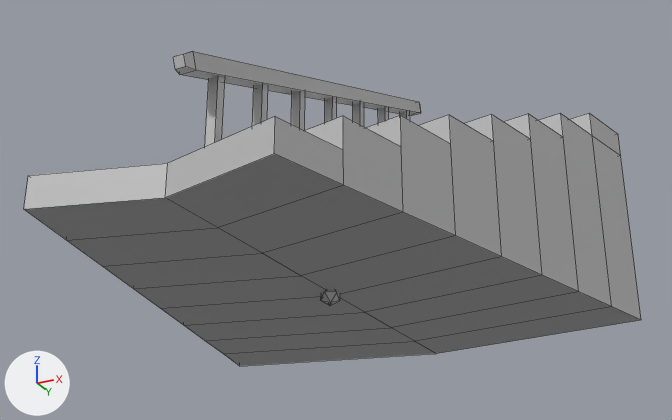
Before and after pictures for a commit that changed the FBX model Models/Steps.fbx.
The view is the same before and after, from a 50 mm camera at (0.361, -0.71, -0.239) aimed at (-0.003, 0.017, 0.088). Lighting does not change. The marker at lower left points along +X, +Y and +Z. Mesh edges are drawn as thin lines. Where no turn or scale is listed for an object, it has been applied to the vertices. Vertices at the same position are counted once.

The first picture shows 'pPlatonic2'.
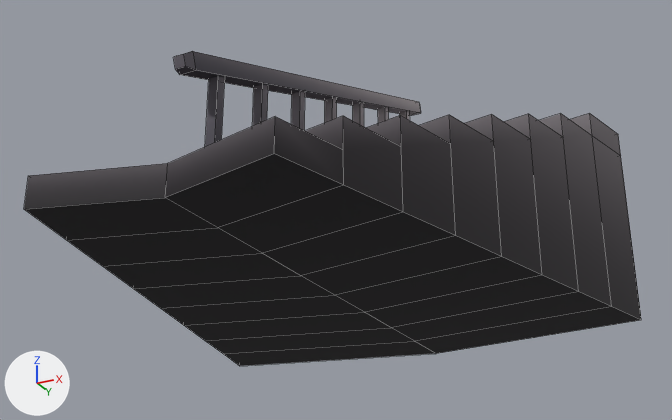
Pixel boxes [x1, y1, x2, y2] of what changed, in the pictures (672 x 420 px):
part 1 of me_mesh, deleted
    before: [320, 291, 340, 306]
part 2 of me_mesh, recoloured (grey to black)
    both: [24, 51, 641, 366]

The change, as a diff of the scene's bpy script:
```diff
--- a/Models/Steps.fbx.py
+++ b/Models/Steps.fbx.py
@@ img_bigmode_uv_png @@
+img_bigmode_uv_png = load_image('BigMode_UV.png', '_unpacked/BigMode_UV.png', 2048, 2048, 'sRGB')
@@ mat_blinn5 @@
+mat_blinn5 = principled_material('blinn5')
+mat_blinn5.texture = img_bigmode_uv_png
+mat_blinn5.roughness = 0.749
@@ me_mesh @@
 # used by ob_pplatonic2; location = (0.0012, -0.0065, 0.1467)
-me_mesh.from_pydata(...)  # 162 vertices, 146 faces; spans x -0.23..0.23, y -0.266..0.266, z -0.155..0.153
+me_mesh.from_pydata(...)  # 150 vertices, 126 faces; spans x -0.23..0.23, y -0.266..0.266, z -0.145..0.153
+# me_mesh part 1: the loose piece of 12 vertices spanning x -0.01..0.008, y -0.003..0.017, z -0.155..-0.138 is deleted
+# me_mesh part 2: 126 faces spanning x -0.23..0.23, y -0.266..0.266, z -0.145..0.153 switch from mat_lambert1 (grey #bcbcbc) to mat_blinn5 (picture img_bigmode_uv_png)
```
